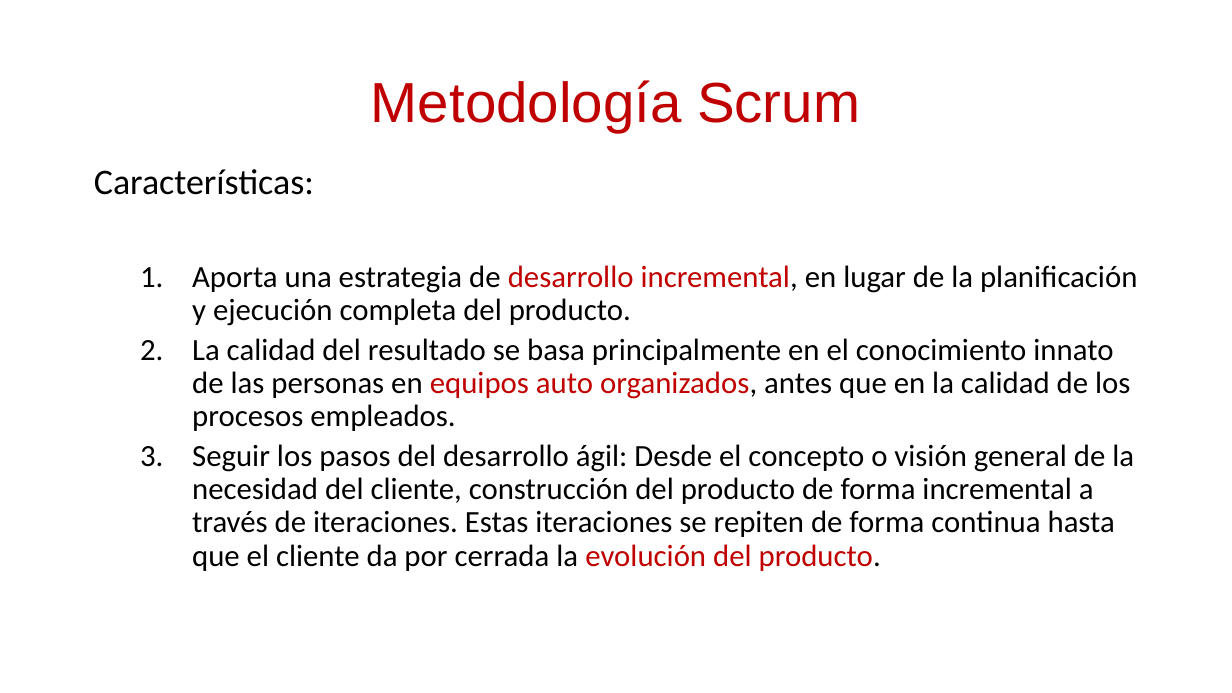
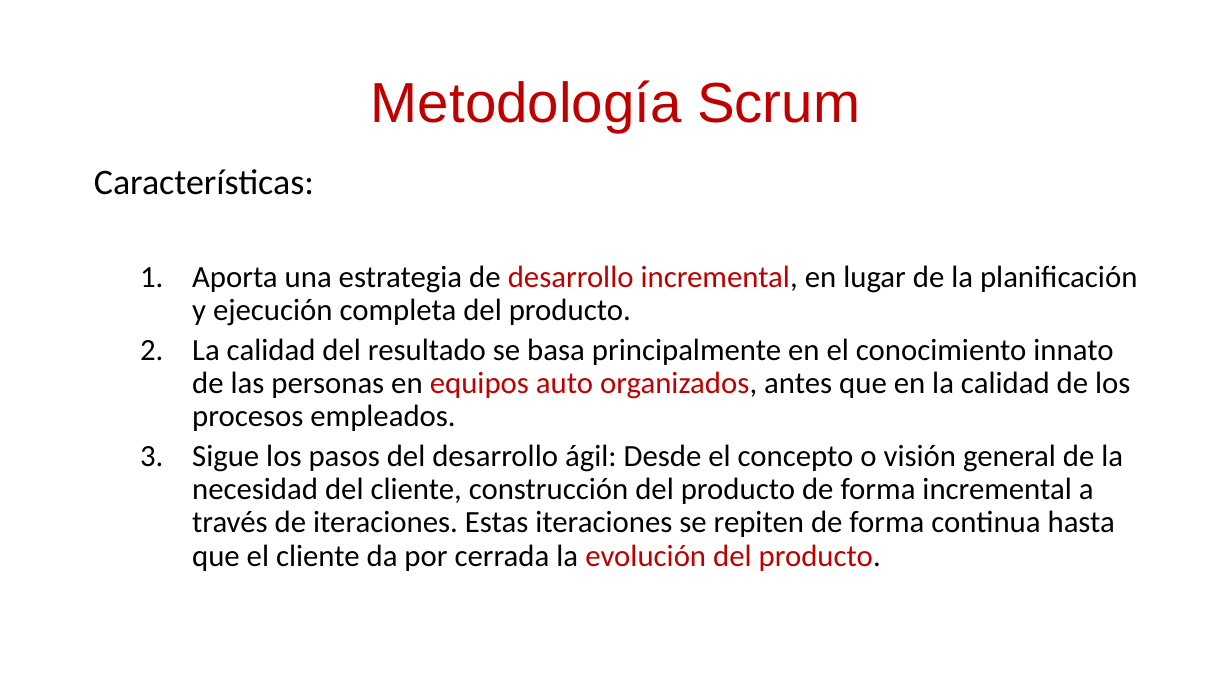
Before and after one commit to daniiel/cursos, a slide deck: slide 9 of Scrum/introduccion a scrum.pptx. Drawn at 1232x693 pixels with LibreOffice and Linux fonts; fonts in the diff are those of the drawing. Boxes give left, top, right and bottom in pixels: in the first picture for what was removed or moved away, otherwise in the second. Text is boxed around its words. In the diff, an @@ line names an element or a change of style, - is before the commit and + after.

```diff
--- a/Scrum/introduccion a scrum.pptx
+++ b/Scrum/introduccion a scrum.pptx
@@ text at (192, 444, 1123, 571): text changed @@
-  3. Seguir los pasos del desarrollo ágil: Desde el concepto o visión general de la necesidad del cliente, construcción del producto de forma incremental a través de iteraciones. Estas iteraciones se repiten de forma continua hasta que el cliente da por cerrada la evolución del producto.
+  3. Sigue los pasos del desarrollo ágil: Desde el concepto o visión general de la necesidad del cliente, construcción del producto de forma incremental a través de iteraciones. Estas iteraciones se repiten de forma continua hasta que el cliente da por cerrada la evolución del producto.
```
Also in this commit, not shown: 16 other slides changed, 2 slides removed, 4 other files.
